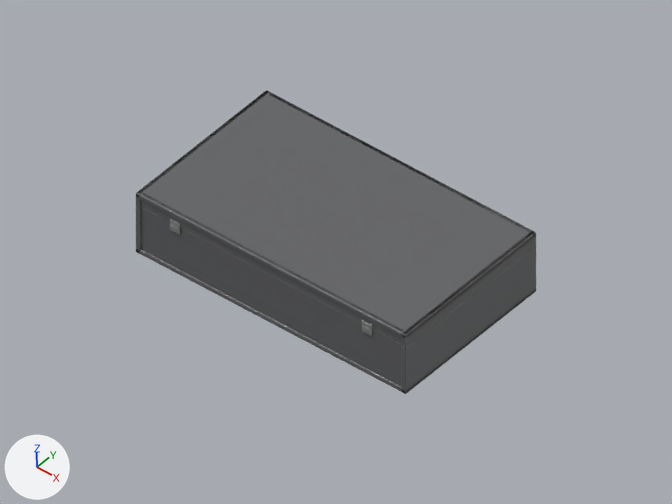
One commit to the Blender file pockets-volume-4-model.blend: the scene before it, then after it.
Camera for both pictures: the file's camera 'Camera'. The axes (+X, +Y, +Z) are drawn at lower left. The lights are the same throughout. The first picture is the older version.

The first picture shows 'Case_base', 'Case_end.001', 'Case_side', 'Case_side.001', 'Lid_end', 'Lid_end.001', 'Lid_side', 'Lid_side.001', 'Lid_top' and 4 more.
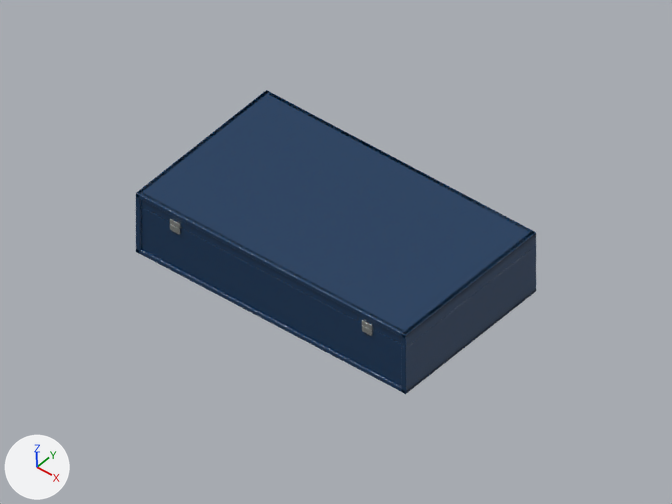
Diff of the bpy script that builds the scene:
```diff
--- a/pockets-volume-4-model.blend.py
+++ b/pockets-volume-4-model.blend.py
@@ img_plastic_exterior_color @@
+img_plastic_exterior_color = load_image('Plastic exterior color', '_unpacked/finish-plastic-color.png', 256, 256, 'sRGB')
@@ mat_utsw_shell_plastic_navy @@
+mat_utsw_shell_plastic_navy = bpy.data.materials.new('UTSW shell plastic navy')
+# colours: dark blue #00355d
+# uses the picture img_finish_plastic_normal_png
+# uses the picture img_plastic_exterior_color
@@ me_cube_034 @@
 me_cube_034.from_pydata(...)  # 8 vertices, 6 faces; spans x -0.171..0.171, y -0.102..0.102, z -0.003..0.003
-me_cube_034.materials.append(mat_utsw_shell_plastic_gray)
+me_cube_034.materials.append(mat_utsw_shell_plastic_navy)
@@ me_cube_037 @@
 me_cube_037.from_pydata(...)  # 8 vertices, 6 faces; spans x -0.003..0.003, y -0.102..0.102, z -0.023..0.023
-me_cube_037.materials.append(mat_utsw_shell_plastic_gray)
+me_cube_037.materials.append(mat_utsw_shell_plastic_navy)
@@ me_cube_038 @@
 me_cube_038.from_pydata(...)  # 8 vertices, 6 faces; spans x -0.003..0.003, y -0.102..0.102, z -0.023..0.023
-me_cube_038.materials.append(mat_utsw_shell_plastic_gray)
+me_cube_038.materials.append(mat_utsw_shell_plastic_navy)
@@ me_cube_036 @@
 me_cube_036.from_pydata(...)  # 8 vertices, 6 faces; spans x -0.166..0.166, y -0.002..0.002, z -0.023..0.023
-me_cube_036.materials.append(mat_utsw_shell_plastic_gray)
+me_cube_036.materials.append(mat_utsw_shell_plastic_navy)
@@ me_cube_060 @@
 me_cube_060.from_pydata(...)  # 8 vertices, 6 faces; spans x -0.171..0.171, y -0.102..0.102, z -0.003..0.003
-me_cube_060.materials.append(mat_utsw_shell_plastic_gray)
+me_cube_060.materials.append(mat_utsw_shell_plastic_navy)
@@ me_cube_056 @@
 me_cube_056.from_pydata(...)  # 8 vertices, 6 faces; spans x -0.003..0.003, y -0.102..0.102, z -0.008..0.008
-me_cube_056.materials.append(mat_utsw_shell_plastic_gray)
+me_cube_056.materials.append(mat_utsw_shell_plastic_navy)
@@ me_cube_059 @@
 me_cube_059.from_pydata(...)  # 8 vertices, 6 faces; spans x -0.003..0.003, y -0.102..0.102, z -0.008..0.008
-me_cube_059.materials.append(mat_utsw_shell_plastic_gray)
+me_cube_059.materials.append(mat_utsw_shell_plastic_navy)
@@ me_cube_039 @@
 me_cube_039.from_pydata(...)  # 8 vertices, 6 faces; spans x -0.166..0.166, y -0.003..0.003, z -0.008..0.008
-me_cube_039.materials.append(mat_utsw_shell_plastic_gray)
+me_cube_039.materials.append(mat_utsw_shell_plastic_navy)
@@ me_cube_040 @@
 me_cube_040.from_pydata(...)  # 8 vertices, 6 faces; spans x -0.166..0.166, y -0.002..0.002, z -0.008..0.008
-me_cube_040.materials.append(mat_utsw_shell_plastic_gray)
+me_cube_040.materials.append(mat_utsw_shell_plastic_navy)
```

Pixel boxes (x1, y1, x2, y2) of what changed, in the pictures (672 x 504 px):
'Lid_top', recoloured (grey to blue)
    both: (136, 91, 536, 338)
'Case_end.001', recoloured (grey to blue)
    both: (141, 207, 402, 386)
'Case_side.001', recoloured
    both: (401, 245, 536, 394)
'Lid_end.001', recoloured
    both: (141, 193, 403, 344)
'Lid_side.001', recoloured
    both: (402, 230, 536, 348)
'Case_base', recoloured
    both: (139, 249, 536, 392)
'Lid_end', recoloured
    both: (269, 92, 531, 230)
'Lid_side', recoloured
    both: (136, 90, 269, 207)
'Case_side', recoloured (grey to blue)
    both: (136, 206, 141, 254)
